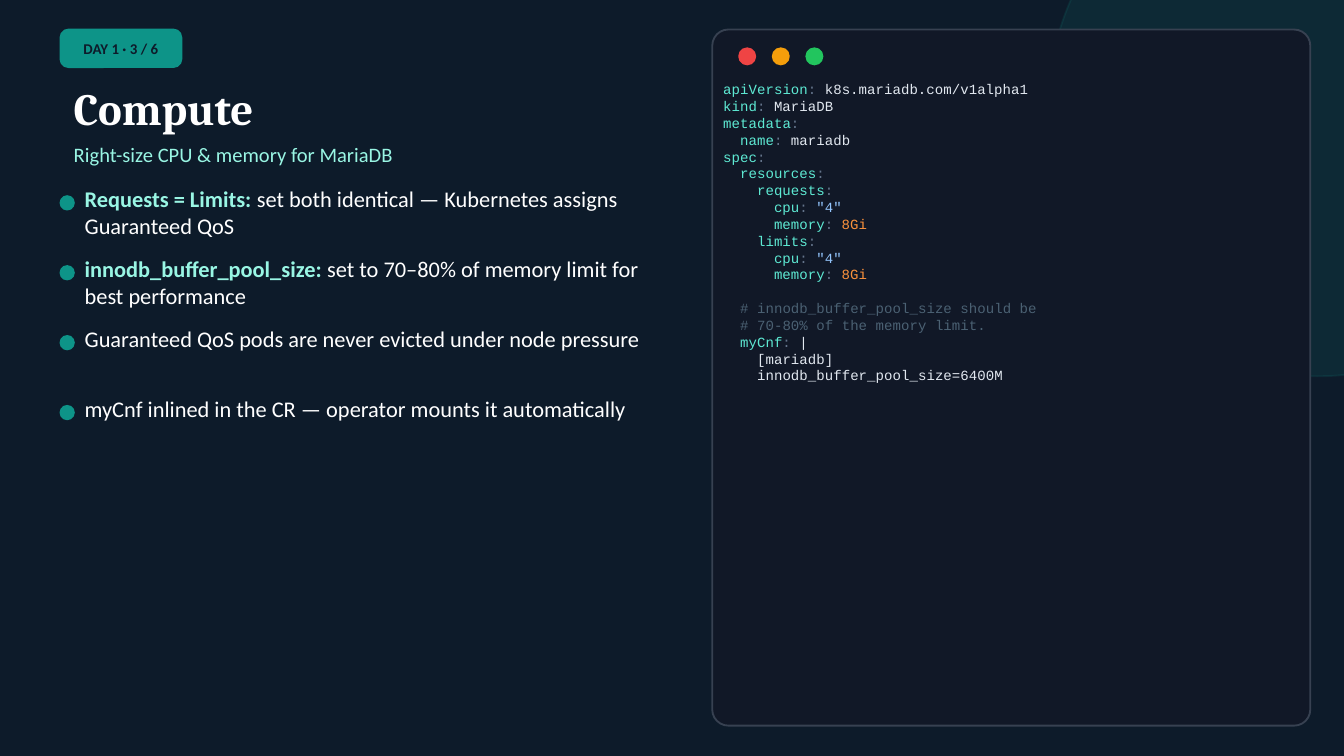
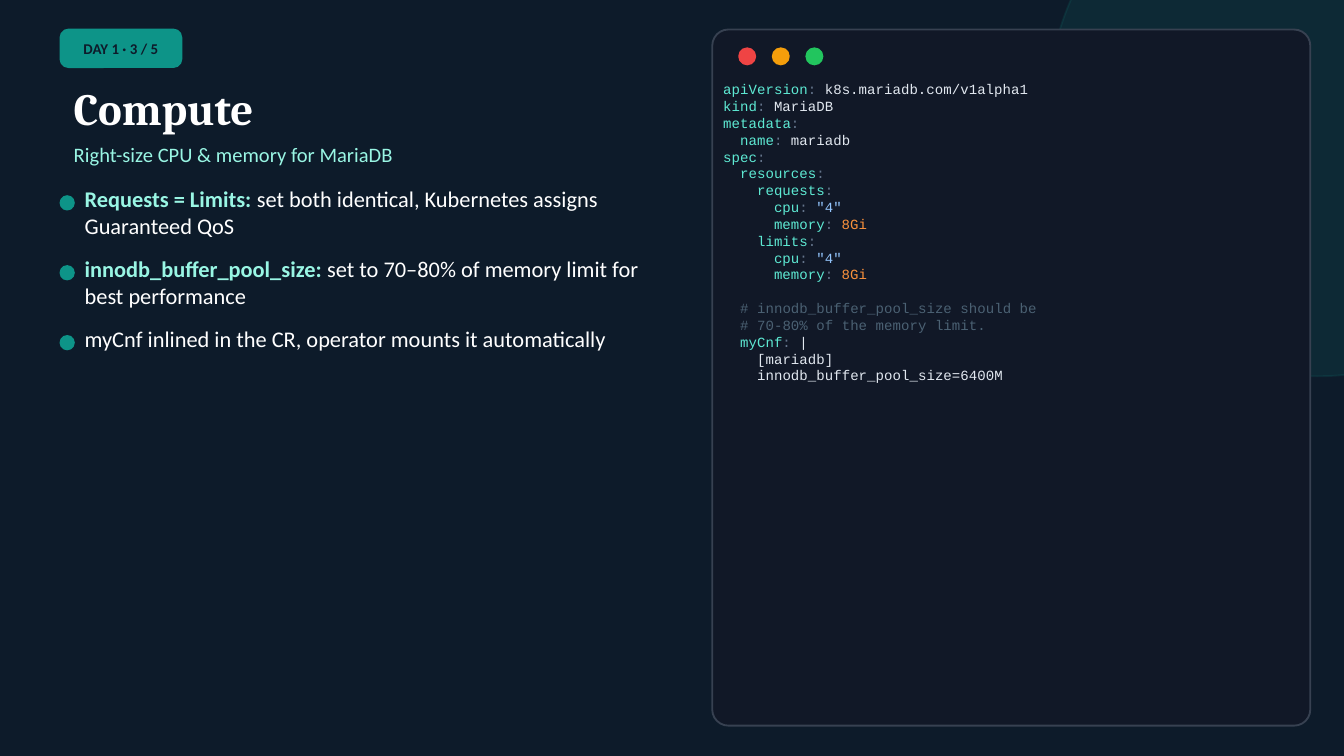
Before and after one commit to Bandwidth/mariadb-operator, a slide deck: slide 8 of demos/multi-cluster/slides/mariadb-operator.odp. Drawn at 1344x756 pixels with LibreOffice and Linux fonts; fonts in the diff are those of the drawing. Boxes give left, top, right and bottom in pixels: in the first picture for what was removed or moved away, otherwise in the second. Text is boxed around its words. In the diff, an @@ line names an element or a change of style, - is before the commit and + after.

```diff
--- a/demos/multi-cluster/slides/mariadb-operator.odp
+++ b/demos/multi-cluster/slides/mariadb-operator.odp
@@ text at bbox=[85, 191, 597, 237]: text changed @@
-Requests = Limits: set both identical — Kubernetes assigns Guaranteed QoS
+Requests = Limits: set both identical, Kubernetes assigns Guaranteed QoS
@@ text at bbox=[85, 331, 606, 351]: text changed @@
-myCnf inlined in the CR — operator mounts it automatically
+myCnf inlined in the CR, operator mounts it automatically
@@ text removed at bbox=[85, 331, 639, 351] @@
-Guaranteed QoS pods are never evicted under node pressure
@@ ellipse removed at bbox=[60, 406, 74, 419] @@
```
Also in this commit, not shown: 18 other slides changed, 3 other files.
